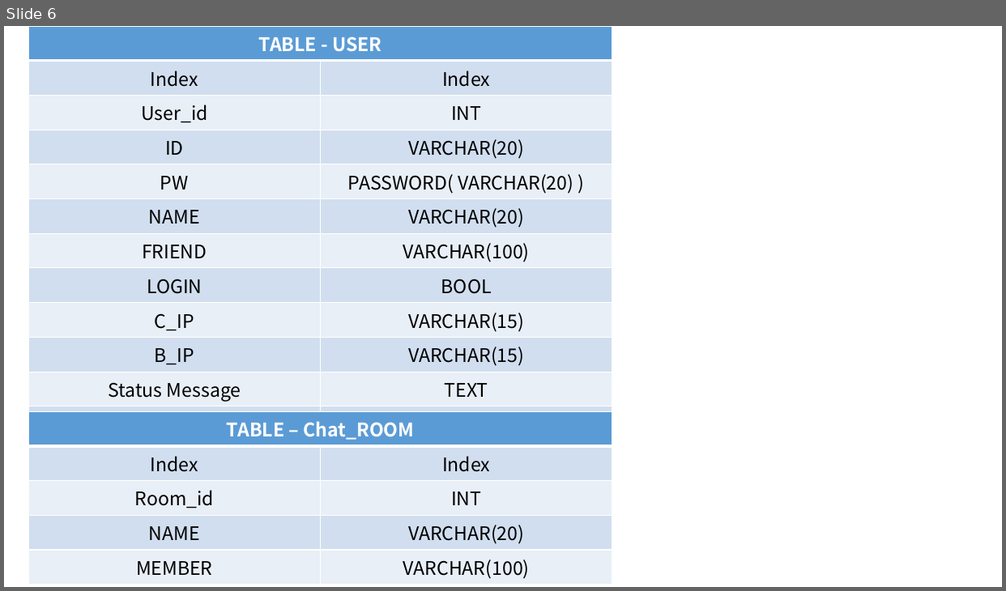
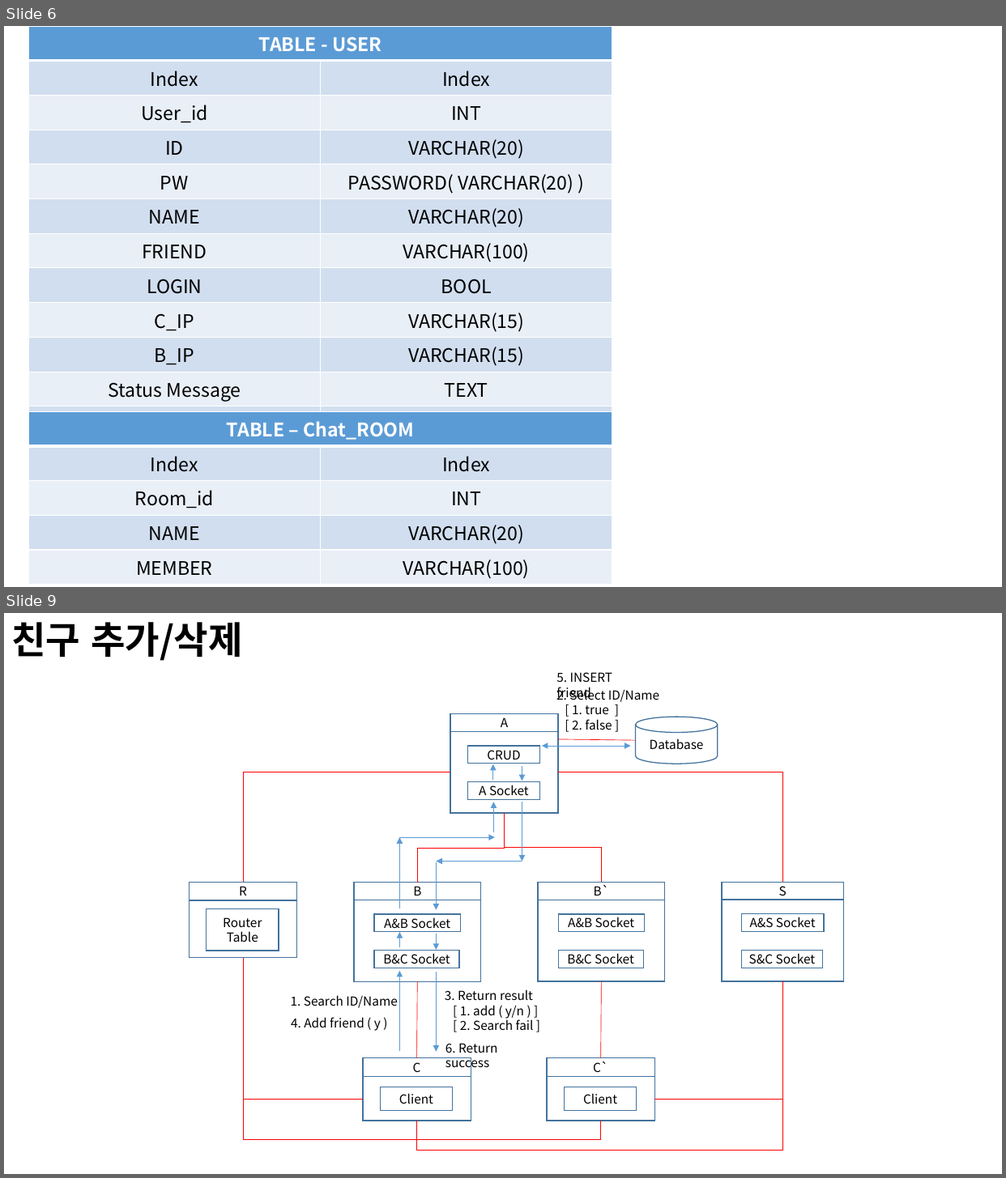
Before and after one commit to YooSeongHyun/Telcoware, a slide deck: flow.pptx. Shown one above the other, each under a label of ours: slide 6 before the commit, slides 6 and 9 after it; the slides between them are not shown. The pictures are 1006x591 and 1006x1178 pixels, drawn with LibreOffice and Linux fonts; fonts in the diff are those of the drawing. Boxes give left, top, right and bottom in pixels: in the first picture for what was removed or moved away, otherwise in the second. Text is boxed around its words. In the diff, an @@ line names an element or a change of style, - is before the commit and + after.

```diff
--- a/flow.pptx
+++ b/flow.pptx
@@ slide 9 added at [4,613,1002,1174], background #FFFFFF @@
@@ text added at [11,622,243,661], 36 pt, text #000000, bold @@
+친구 추가/삭제
@@ group added at [189,672,844,1151]: 25 rectangles, 12 arrows, 8 elbow lines, 6 texts, 3 lines, 1 cylinder, 1 double arrow @@
+A
+CRUD
+A Socket
+R
+Router
+Table
+S
+A&S Socket
+S&C Socket
+B
+A&B Socket
+B&C Socket
+C`
+Client
+B`
+A&B Socket
+B&C Socket
+C
+Client
+Database
+1. Search ID/Name
+2. Select ID/Name
+[ 1. true ]
+[ 2. false ]
+3. Return result
+[ 1. add ( y/n ) ]
+[ 2. Search fail ]
+4. Add friend ( y )
+5. INSERT friend
+6. Return success
```
Also in this commit, not shown: 3 slides changed, 3 other slides added, 8 other files.
